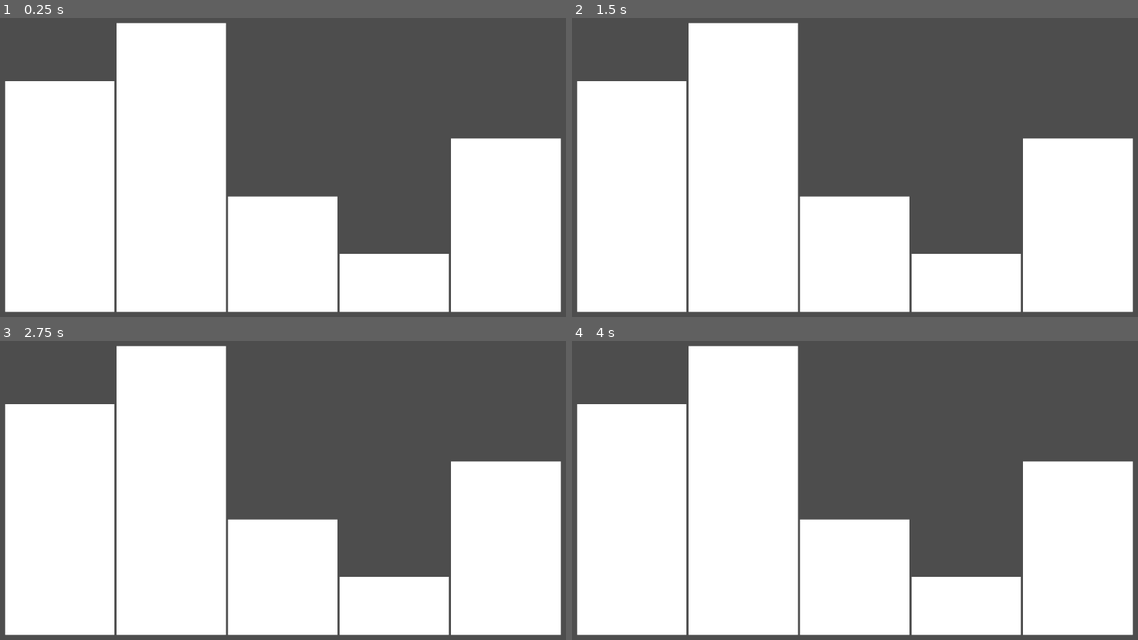
Above: before the commit, frames 1-4 (two rows, left to right).
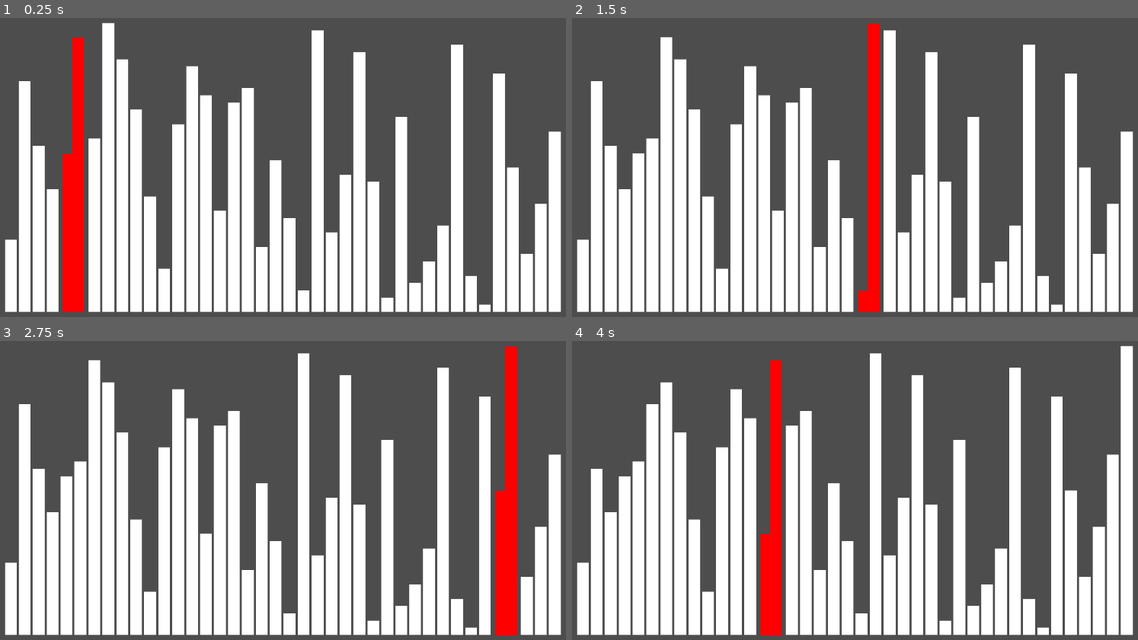
Above: after the commit, the same moments.

Repository: Shuflduf/Sorting-Algorithms-Visualiser
Game: Godot game, scene res://main.tscn
Two runs of this game, one before a commit and one after it. Both use one fixed random seed, a clock stepped at 60 frames per second and the inputs below.
Inputs (mouse positions are in pixels of both pictures, inside the frame that each line leads up to):
- Up to frame 1 (0.25 s): no input
- Up to frame 2 (1.5 s): move the mouse to (990, 149) at 0.52 s; click (990, 149) at 0.67 s; move the mouse to (730, 185) at 1.27 s; click (730, 185) at 1.42 s
- Up to frame 3 (2.75 s): move the mouse to (345, 415) at 2.02 s; click (345, 415) at 2.17 s
- Up to frame 4 (4 s): move the mouse to (826, 559) at 2.77 s; click (826, 559) at 2.92 s; move the mouse to (1036, 541) at 3.52 s; click (1036, 541) at 3.67 s

The runs differ from the first frame. In frame 1, 35% of the frame differs, in the area x 0-100%, y 1-99%; in frame 2, 34%; in frame 3, 36%; in frame 4, 35%.

Commit message:
swapping indicator

Diff:
--- /dev/null
+++ b/bubble.gd
@@ -0,0 +1,9 @@
+extends Sorter
+
+func sort():
+	while !owner.sorted():
+		for i in %Bars.get_child_count() - 1:
+			var bar = %Bars.get_child(i)
+			var next_bar = %Bars.get_child(i + 1)
+			if bar.custom_minimum_size.y > next_bar.custom_minimum_size.y:
+				await owner.swap_bars(i, i + 1, true if owner.speed <= 0.01 else false)
--- a/main.gd
+++ b/main.gd
@@ -1,7 +1,9 @@
 extends Control
 
-@export var count = 5
+@export var count = 10
+@export_range(0, 2, 0.01) var speed = 0.5
 @export var bar_scene: PackedScene
+@export var sorter: Sorter
 
 var max_size: int
 
@@ -20,27 +22,31 @@
 		%Bars.add_child(new_bar)
 		new_bar.custom_minimum_size.y = height * max_size
 
+	await get_tree().process_frame
 	shuffle_bars()
-	#await swap_bars(2, 4)
-	#await swap_bars(1, 3)
-	#await swap_bars(1, 0)
+	sorter.sort()
 
 func swap_bars(first: int, second: int, fast = false):
-	await get_tree().process_frame
+
 
 	var first_bar = %Bars.get_child(first)
 	var second_bar = %Bars.get_child(second)
 
-	if !fast:
+	if fast:
+		await get_tree().process_frame
+	else:
+		first_bar.modulate = Color.RED
+		second_bar.modulate = Color.RED
 		var first_pos = first_bar.position.x
 		var second_pos = second_bar.position.x
 		print(first_pos, ", ", second_pos)
 
-		var tween = get_tree().create_tween().set_trans(Tween.TRANS_CIRC)
-		tween.parallel().tween_property(first_bar, "position:x", second_pos, 0.5)
-		tween.parallel().tween_property(second_bar, "position:x", first_pos, 0.5)
+		var tween = get_tree().create_tween()
+		tween.parallel().tween_property(first_bar, "position:x", second_pos, speed)
+		tween.parallel().tween_property(second_bar, "position:x", first_pos, speed)
 		await tween.finished
-
+		first_bar.modulate = Color.WHITE
+		second_bar.modulate = Color.WHITE
 	%Bars.move_child(first_bar, second)
 	%Bars.move_child(second_bar, first)
 
@@ -48,9 +54,15 @@
 
 func shuffle_bars():
 	randomize()
-	for i in count * 10:
-		%Bars.move_child(%Bars.get_child(randi_range(0, count)), randi_range(0, count))
+	for i in count * 100:
+		%Bars.move_child(%Bars.get_child(randi_range(0, count - 1)), randi_range(0, count - 1))
 
-func _input(event: InputEvent) -> void:
-	if event is InputEventMouseButton and event.is_pressed():
-		print(event.global_position)
+
+func sorted() -> bool:
+	var smallest = 0
+	for i in %Bars.get_children():
+		if smallest > i.custom_minimum_size.y:
+			return false
+		else:
+			smallest = i.custom_minimum_size.y
+	return true
--- a/main.tscn
+++ b/main.tscn
@@ -1,9 +1,10 @@
-[gd_scene load_steps=3 format=3 uid="uid://ddlioyu0by21h"]
+[gd_scene load_steps=4 format=3 uid="uid://ddlioyu0by21h"]
 
 [ext_resource type="Script" path="res://main.gd" id="1_ki6lu"]
 [ext_resource type="PackedScene" uid="uid://d2xo0hstp1qty" path="res://bar.tscn" id="2_kwv4r"]
+[ext_resource type="Script" path="res://bubble.gd" id="3_h415j"]
 
-[node name="Control" type="Control"]
+[node name="Control" type="Control" node_paths=PackedStringArray("sorter")]
 layout_mode = 3
 anchors_preset = 15
 anchor_right = 1.0
@@ -11,7 +12,10 @@
 grow_horizontal = 2
 grow_vertical = 2
 script = ExtResource("1_ki6lu")
+count = 40
+speed = 0.08
 bar_scene = ExtResource("2_kwv4r")
+sorter = NodePath("Sorters/Bubble")
 
 [node name="MarginContainer" type="MarginContainer" parent="."]
 layout_mode = 1
@@ -33,3 +37,8 @@
 unique_name_in_owner = true
 layout_mode = 2
 size_flags_vertical = 3
+
+[node name="Sorters" type="Node" parent="."]
+
+[node name="Bubble" type="Node" parent="Sorters"]
+script = ExtResource("3_h415j")
--- /dev/null
+++ b/sorter.gd
@@ -0,0 +1,9 @@
+class_name Sorter
+extends Node
+
+#var parent: Node:
+	#get:
+		#return get_parent()
+
+func sort():
+	pass
